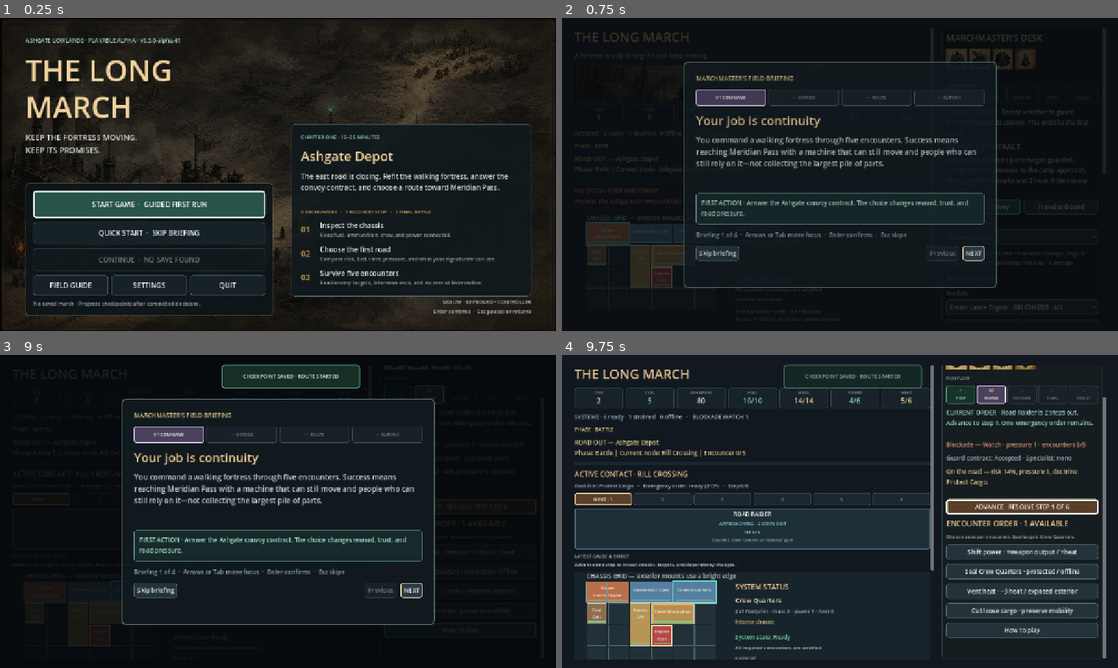
Above: before the commit, frames 1-4 (two rows, left to right).
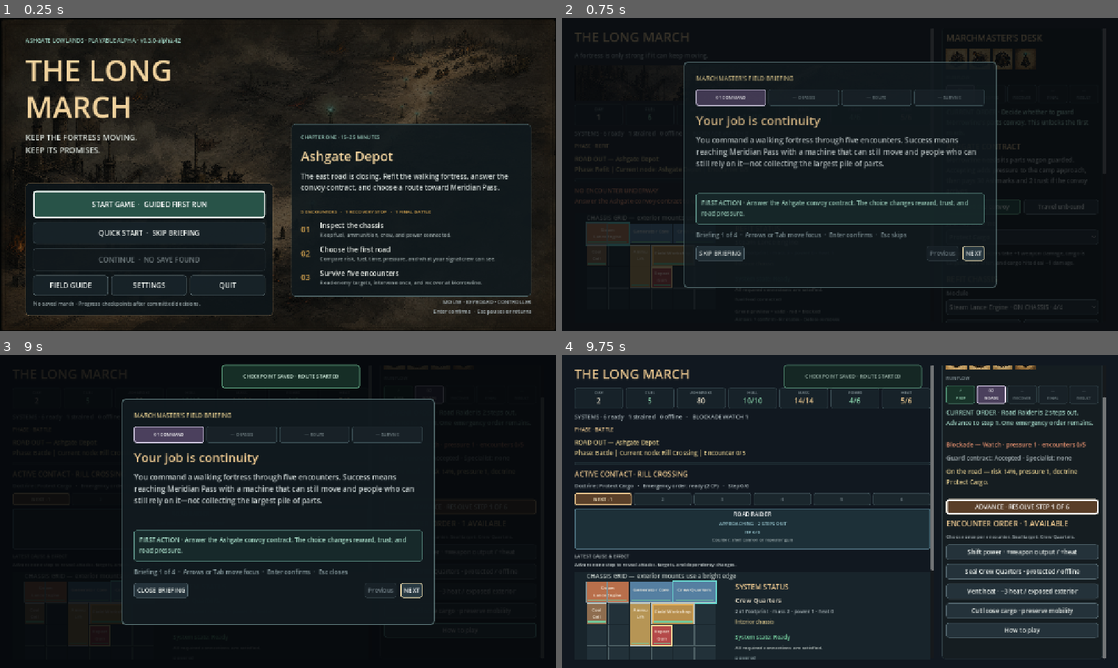
Above: after the commit, the same moments.

Repository: raphaelroshan/the-long-march
Game: Godot game, scene res://scenes/App.tscn
Same seed, same stepped clock (60 frames per second), same inputs: the game is played once before the commit and once after it.
Inputs:
- Up to frame 1 (0.25 s): no input
- Up to frame 2 (0.75 s): click "START GAME · GUIDED FIRST RUN" at 0.5 s
- Up to frame 3 (9 s): click "Skip briefing" (after the commit: "SKIP BRIEFING") at 1.25 s; click "Guard the convoy" at 2 s; click "Protect Cargo" at 2.75 s; click "Steam Lance Engine · ON CHASS…" at 3.5 s; click "Rotate" at 4.25 s; click "Crew Quarters · ON CHASSIS · …" at 5 s; click "Remove selected" at 5.75 s; click "Rill Crossing Known" at 6.5 s; click "Protect Cargo" at 7.25 s; click "COMMIT · Rill Crossing 1 DAY …" at 8 s; click "How to play" at 8.75 s
- Up to frame 4 (9.75 s): click "Skip briefing" (after the commit: "CLOSE BRIEFING") at 9.5 s

The runs differ from the first frame. In frame 1, less than 0.1% of the frame differs, in the area x 31-33%, y 6-8%; in frame 2, 0.1%; in frame 3, 0.2%, in the area x 24-63%, y 68-78%; in frame 4, nothing differs.

Commit message:
Make reopened briefings context-aware

Diff:
--- a/project.godot
+++ b/project.godot
@@ -4,7 +4,7 @@
 
 [application]
 config/name="The Long March"
-config/version="0.3.0-alpha.41"
+config/version="0.3.0-alpha.42"
 run/main_scene="res://scenes/App.tscn"
 config/features=PackedStringArray("4.4", "GL Compatibility")
 
--- a/src/ui/main.gd
+++ b/src/ui/main.gd
@@ -121,6 +121,7 @@
 var onboarding_next_button: Button
 var onboarding_skip_button: Button
 var onboarding_step: int = 0
+var onboarding_reopened: bool = false
 var feedback_overlay: Control
 var feedback_clear_text: TextEdit
 var feedback_confusing_text: TextEdit
@@ -857,6 +858,7 @@
 	content.add_child(actions)
 
 func _show_onboarding(reopened: bool = false) -> void:
+	onboarding_reopened = reopened
 	onboarding_step = 0
 	onboarding_overlay.visible = true
 	_refresh_onboarding()
@@ -869,7 +871,7 @@
 	onboarding_title_label.text = String(step.title)
 	onboarding_body_label.text = String(step.body)
 	onboarding_action_label.text = String(step.action)
-	onboarding_progress_label.text = "Briefing %d of %d  ·  Arrows or Tab move focus  ·  Enter confirms  ·  Esc skips" % [onboarding_step + 1, ONBOARDING_STEPS.size()]
+	onboarding_progress_label.text = "Briefing %d of %d  ·  Arrows or Tab move focus  ·  Enter confirms  ·  Esc %s" % [onboarding_step + 1, ONBOARDING_STEPS.size(), "closes" if onboarding_reopened else "skips"]
 	for index in range(onboarding_step_panels.size()):
 		var panel := onboarding_step_panels[index]
 		var label := onboarding_step_labels[index]
@@ -886,7 +888,8 @@
 			label.text = "— %s" % ONBOARDING_LABELS[index]
 			label.add_theme_color_override("font_color", Color("#738286"))
 	onboarding_back_button.disabled = onboarding_step == 0
-	onboarding_next_button.text = "ENTER ASHGATE" if onboarding_step == ONBOARDING_STEPS.size() - 1 else "NEXT"
+	onboarding_next_button.text = ("RETURN TO MARCH" if onboarding_reopened else "ENTER ASHGATE") if onboarding_step == ONBOARDING_STEPS.size() - 1 else "NEXT"
+	onboarding_skip_button.text = "CLOSE BRIEFING" if onboarding_reopened else "SKIP BRIEFING"
 
 func _on_onboarding_back() -> void:
 	onboarding_step = maxi(0, onboarding_step - 1)
@@ -900,11 +903,14 @@
 	_refresh_onboarding()
 
 func _finish_onboarding(skipped: bool) -> void:
-	var marker := FileAccess.open(ONBOARDING_PATH, FileAccess.WRITE)
-	if marker != null:
-		marker.store_string(String(ProjectSettings.get_setting("application/config/version", "unknown")))
+	var was_reopened := onboarding_reopened
+	if not was_reopened:
+		var marker := FileAccess.open(ONBOARDING_PATH, FileAccess.WRITE)
+		if marker != null:
+			marker.store_string(String(ProjectSettings.get_setting("application/config/version", "unknown")))
 	onboarding_overlay.visible = false
-	_journal_event("onboarding_skipped" if skipped else "onboarding_completed", {"step_reached": onboarding_step + 1})
+	_journal_event("onboarding_closed" if was_reopened else ("onboarding_skipped" if skipped else "onboarding_completed"), {"step_reached": onboarding_step + 1})
+	onboarding_reopened = false
 	focus_current_action.call_deferred()
 
 func _show_feedback() -> void:
--- a/tests/test_app_shell.gd
+++ b/tests/test_app_shell.gd
@@ -120,6 +120,8 @@
 	_expect(app.game_view.onboarding_next_button.has_focus(), "the guided path should focus the briefing's next action")
 	_expect(not app.game_view.save_button.visible and not app.game_view.load_button.visible, "pause-owned persistence controls should not be duplicated in the live stage")
 
+	app.game_view._finish_onboarding(false)
+	await process_frame
 	app._show_pause()
 	await process_frame
 	_expect(app.pause_view.visible, "the in-stage menu should pause the march")
@@ -130,6 +132,10 @@
 	app.pause_briefing_button.pressed.emit()
 	await process_frame
 	_expect(not app.pause_view.visible and app.game_view.process_mode == Node.PROCESS_MODE_INHERIT and app.game_view.onboarding_overlay.visible, "the pause menu should reopen the field briefing without leaving the run")
+	_expect(app.game_view.onboarding_skip_button.text == "CLOSE BRIEFING" and app.game_view.onboarding_progress_label.text.contains("Esc closes"), "a reopened briefing should use reference-mode close language")
+	app.game_view.onboarding_step = app.game_view.ONBOARDING_STEPS.size() - 1
+	app.game_view._refresh_onboarding()
+	_expect(app.game_view.onboarding_next_button.text == "RETURN TO MARCH", "the final reopened briefing step should return to the active march")
 	app.game_view._finish_onboarding(true)
 	await process_frame
 	app._show_pause()
Not shown, changed: export_presets.cfg
Not shown, changed: docs/decision_log.md
